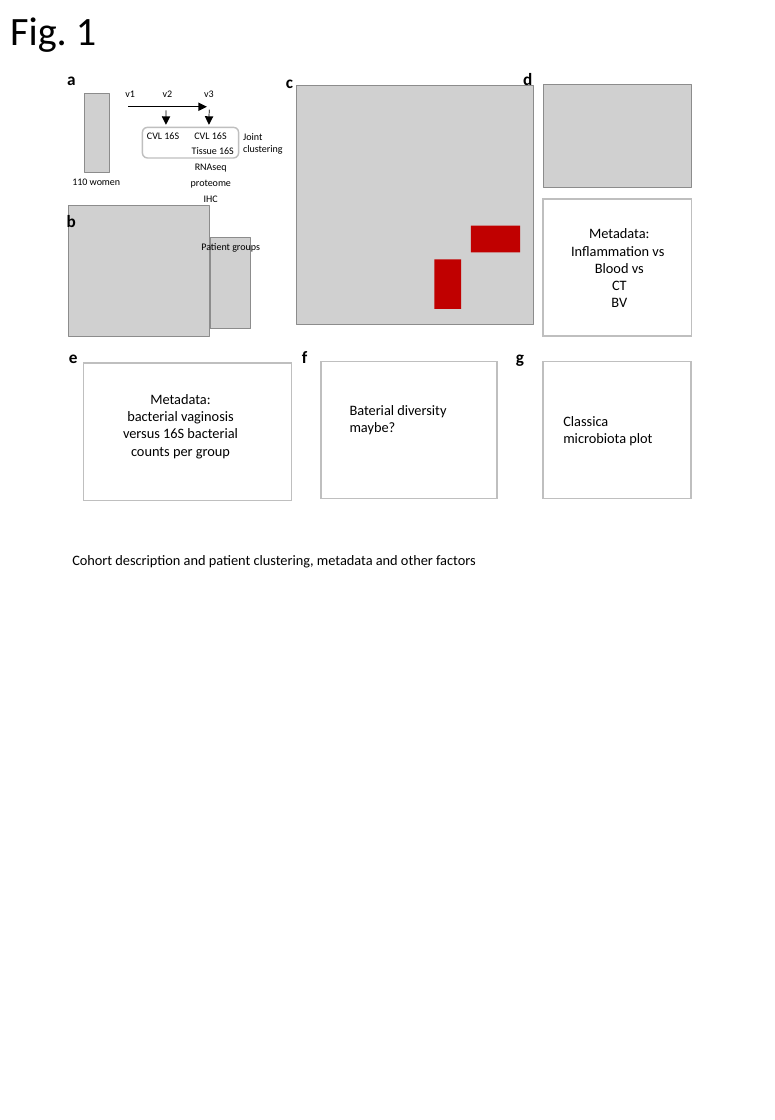
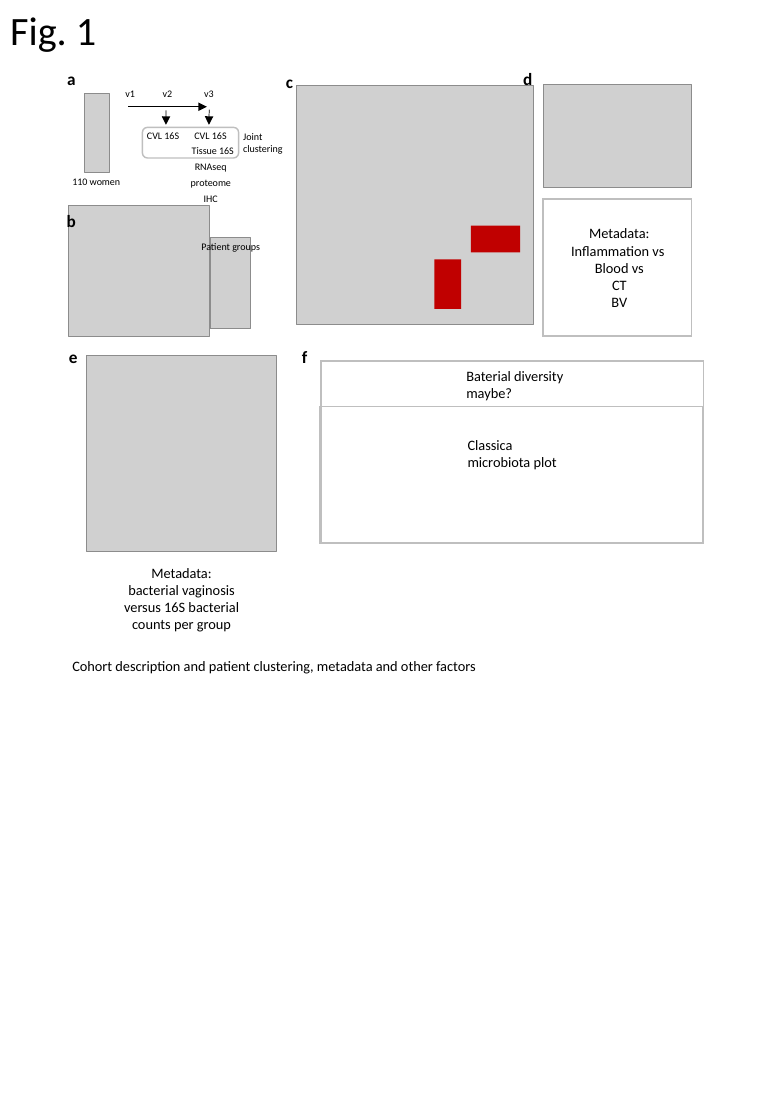
Before and after one commit to NBISweden/tissue-adherent-VMB, a slide deck: slide 1 of reports/rmarkdown/manuscript/manuscript.pptx. Drawn at 775x1120 pixels with LibreOffice and Linux fonts; fonts in the diff are those of the drawing; grey boxes stand for pictures; background and template pictures are left out. Boxes give left, top, right and bottom in pixels: in the first picture for what was removed or moved away, otherwise in the second. Text is boxed around its words. In the diff, an @@ line names an element or a change of style, - is before the commit and + after.

```diff
--- a/reports/rmarkdown/manuscript/manuscript.pptx
+++ b/reports/rmarkdown/manuscript/manuscript.pptx
@@ picture added at [87,355,277,552] @@
@@ text removed at [516,354,524,366] @@
-g
@@ rectangle removed at [84,363,291,500] @@
@@ rectangle: place and size @@
-rectangle at [542,362,690,499]
+rectangle at [321,361,704,542]
@@ text "Baterial diversity": place and size @@
-text "Baterial diversity" at [350,405,446,435]
+text "Baterial diversity" at [466,371,563,401]
@@ rectangle: place and size @@
-rectangle at [321,362,497,499]
+rectangle at [319,406,702,544]
@@ text "Classica microbiota plot": place and size @@
-text "Classica microbiota plot" at [563,416,652,446]
+text "Classica microbiota plot" at [468,440,557,470]
@@ text "Metadata: bacterial vaginosis versus 16S ...": place and size @@
-text "Metadata: bacterial vaginosis versus 16S ..." at [123,394,238,459]
+text "Metadata: bacterial vaginosis versus 16S ..." at [124,568,239,632]
@@ text "Cohort description and patient clustering, ...": place and size @@
-text "Cohort description and patient clustering, ..." at [72,555,476,568]
+text "Cohort description and patient clustering, ..." at [72,661,476,674]
```
Also in this commit, not shown: 2 other slides changed, 10 other files.
